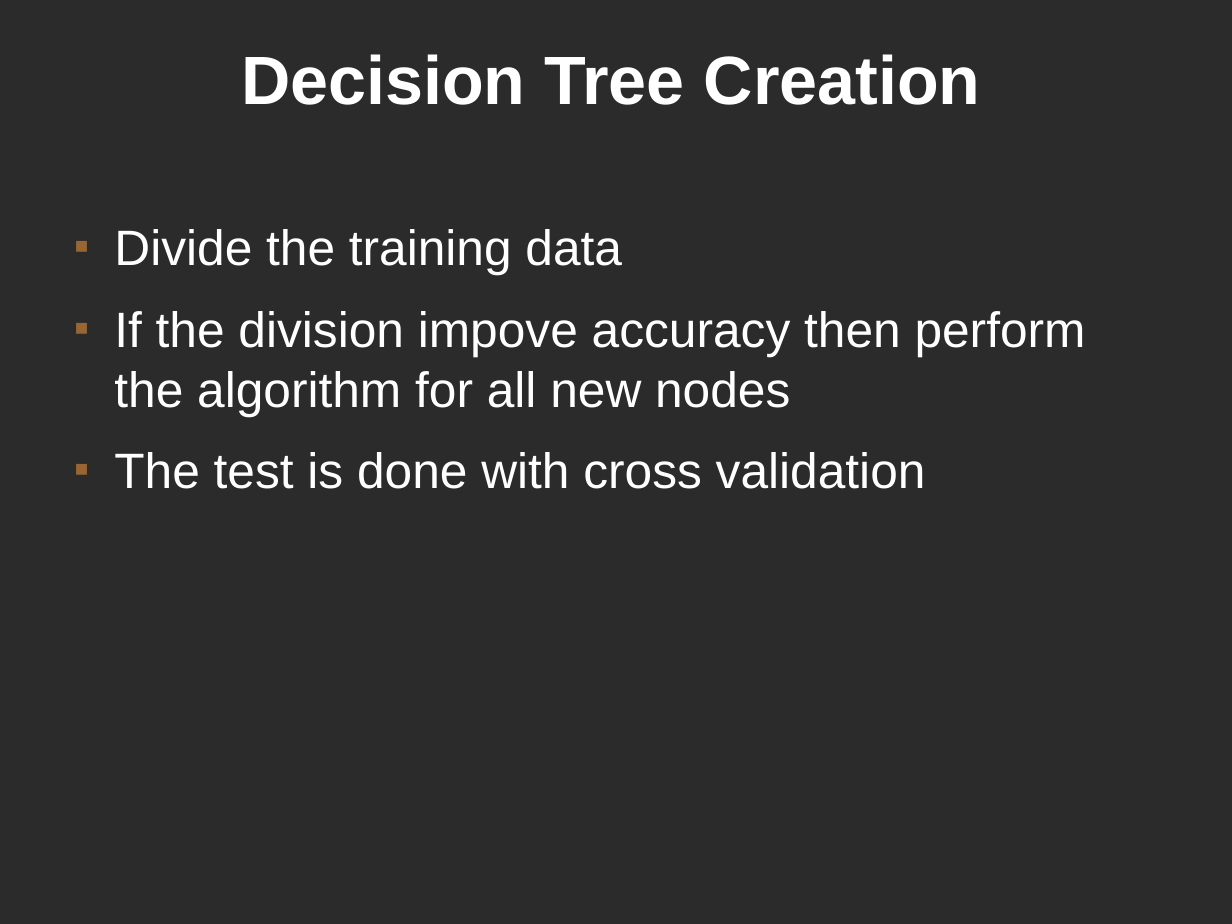
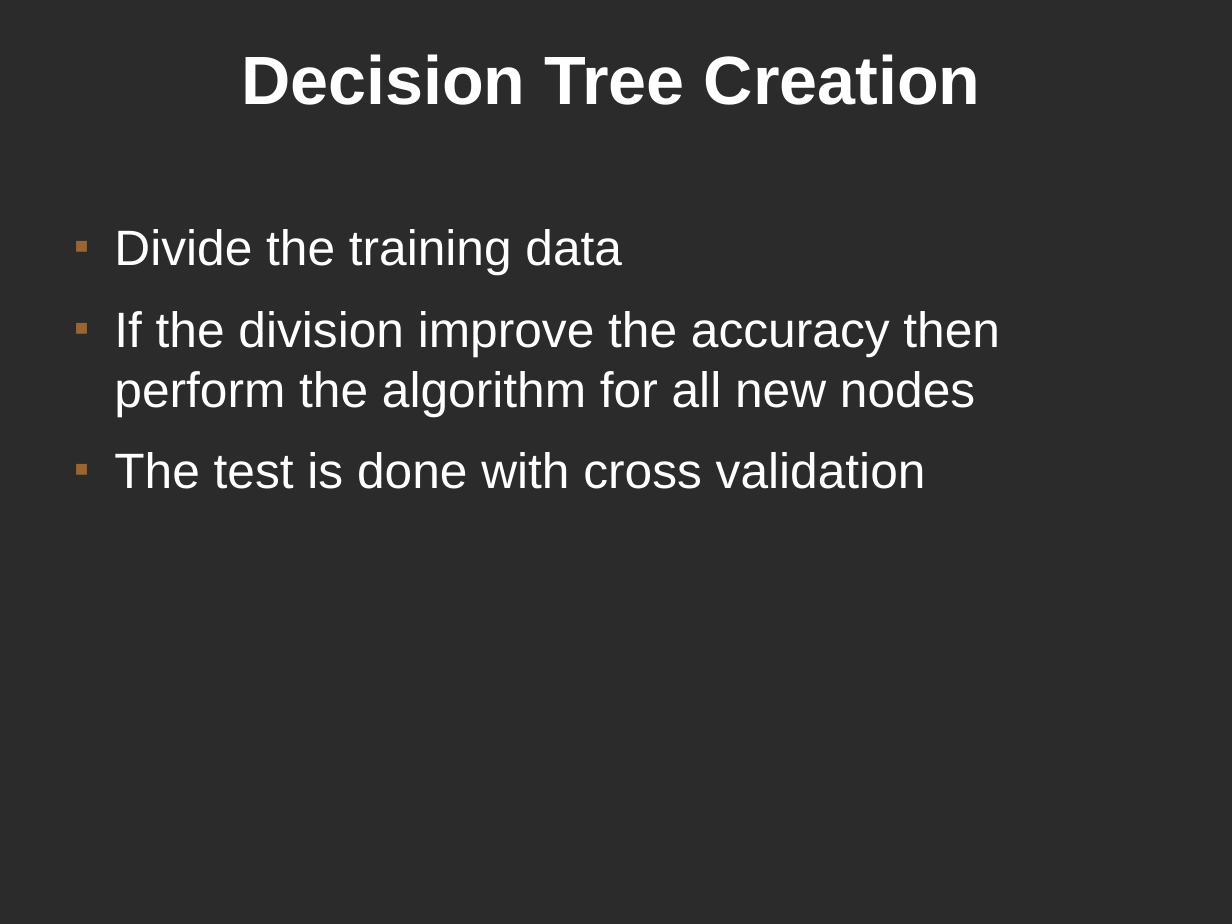
Before and after one commit to kjellwinblad/master-thesis-matrial, a slide deck: slide 15 of presentation/presenation.odp. Drawn at 1232x924 pixels with LibreOffice and Linux fonts; fonts in the diff are those of the drawing; background and template pictures are left out; a plain dark background stands for a picture behind light text. Boxes give left, top, right and bottom in pixels: in the first picture for what was removed or moved away, otherwise in the second. Text is boxed around its words. In the diff, an @@ line names an element or a change of style, - is before the commit and + after.

```diff
--- a/presentation/presenation.odp
+++ b/presentation/presenation.odp
@@ text at <box>114,311,1000,416</box>: text changed @@
-■ If the division impove accuracy then perform the algorithm for all new nodes
+■ If the division improve the accuracy then perform the algorithm for all new nodes
```
Also in this commit, not shown: 8 other slides changed.
